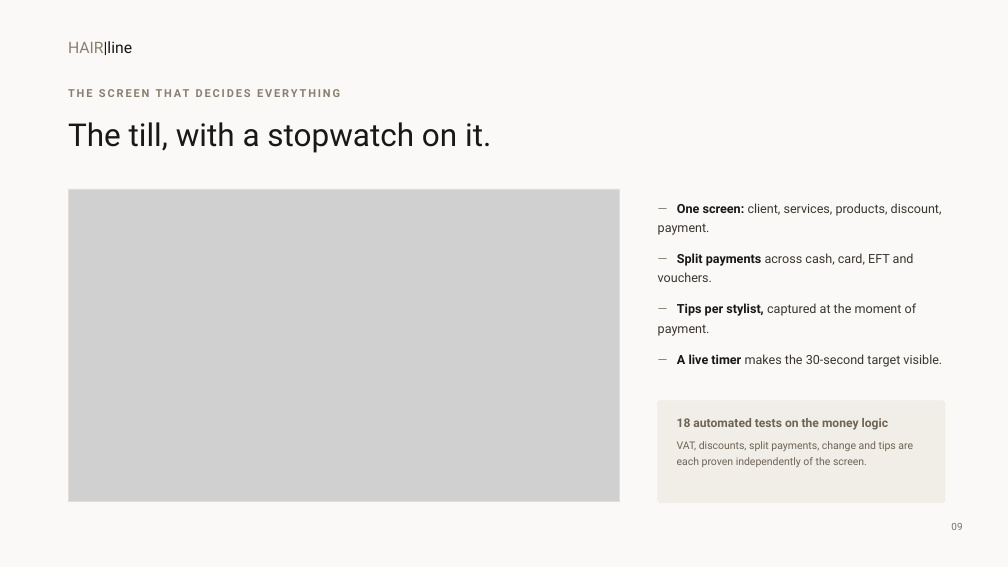
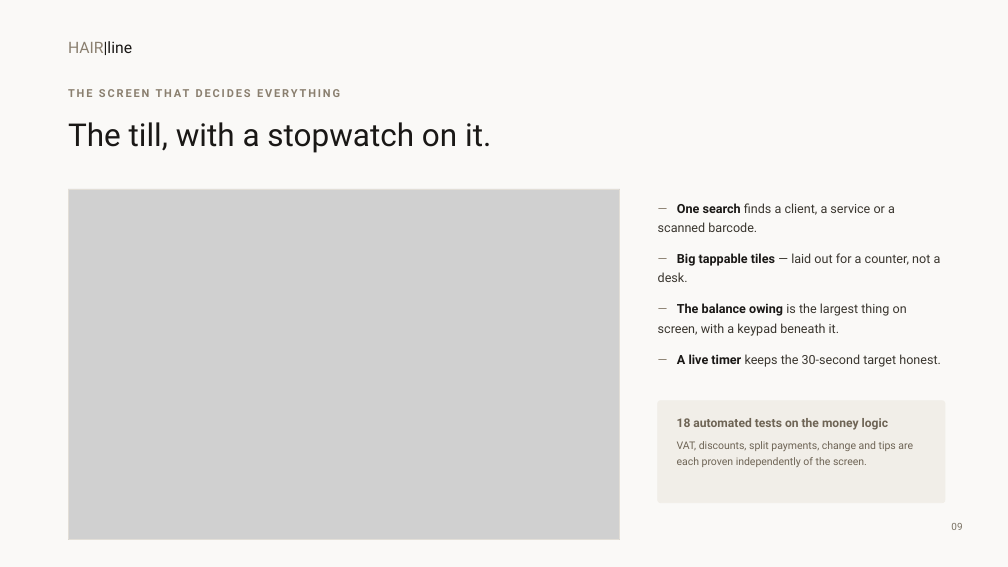
Before and after one commit to AshleyTerra/hairline, a slide deck: slide 9 of docs/Hairline Salon Manager - Presentation.pptx. Drawn at 1008x567 pixels with LibreOffice and Linux fonts; fonts in the diff are those of the drawing; grey boxes stand for pictures. Boxes give left, top, right and bottom in pixels: in the first picture for what was removed or moved away, otherwise in the second. Text is boxed around its words. In the diff, an @@ line names an element or a change of style, - is before the commit and + after.

Commit message:
docs: refresh deck, PowerPoint and user guide for the Counter till redesign

```diff
--- a/docs/Hairline Salon Manager - Presentation.pptx
+++ b/docs/Hairline Salon Manager - Presentation.pptx
@@ picture: place and size @@
-picture at box(68, 189, 620, 501)
+picture at box(68, 189, 620, 540)
@@ rectangle: place and size @@
-rectangle at box(68, 189, 620, 501)
+rectangle at box(68, 189, 620, 540)
@@ text at box(658, 203, 941, 367): text changed @@
-— One screen: client, services, products, discount, payment.
-— Split payments across cash, card, EFT and vouchers.
-— Tips per stylist, captured at the moment of payment.
-— A live timer makes the 30-second target visible.
+— One search finds a client, a service or a scanned barcode.
+— Big tappable tiles — laid out for a counter, not a desk.
+— The balance owing is the largest thing on screen, with a keypad beneath it.
+— A live timer keeps the 30-second target honest.
```
Also in this commit, not shown: 3 other slides changed, 6 other files.
